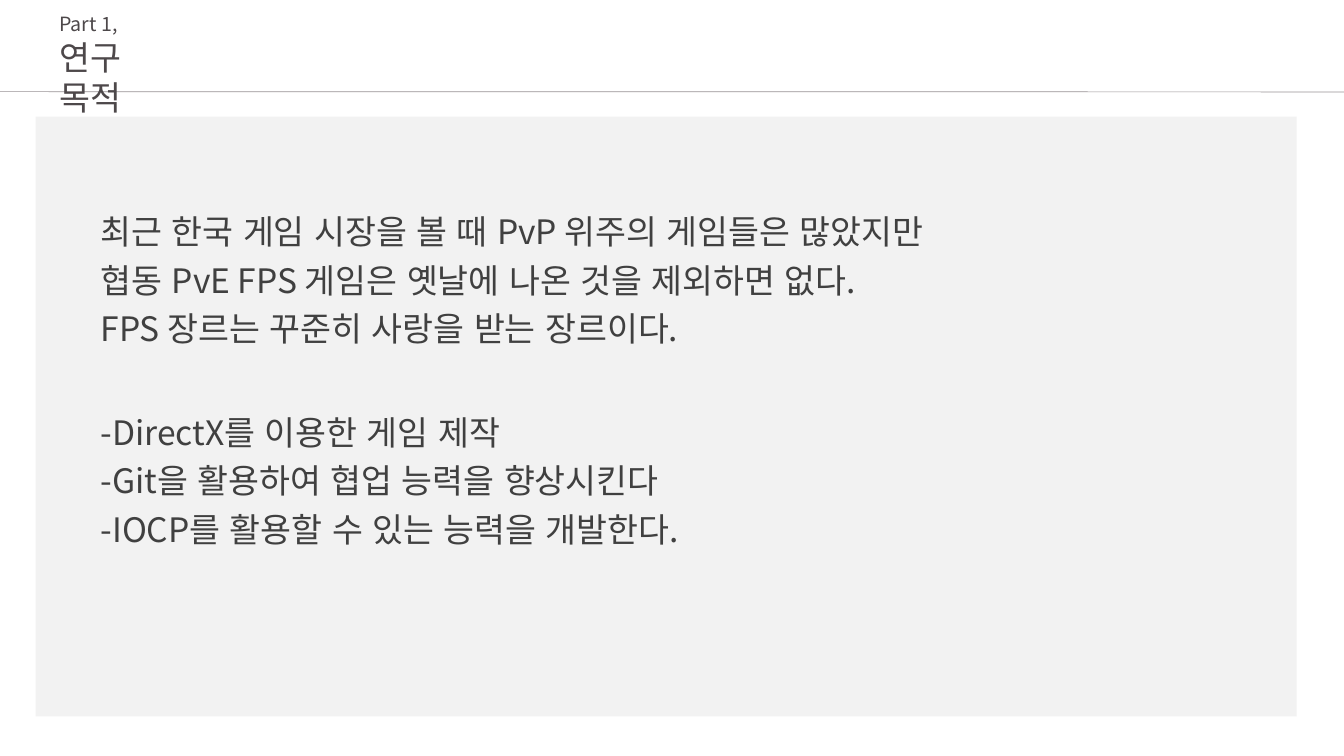
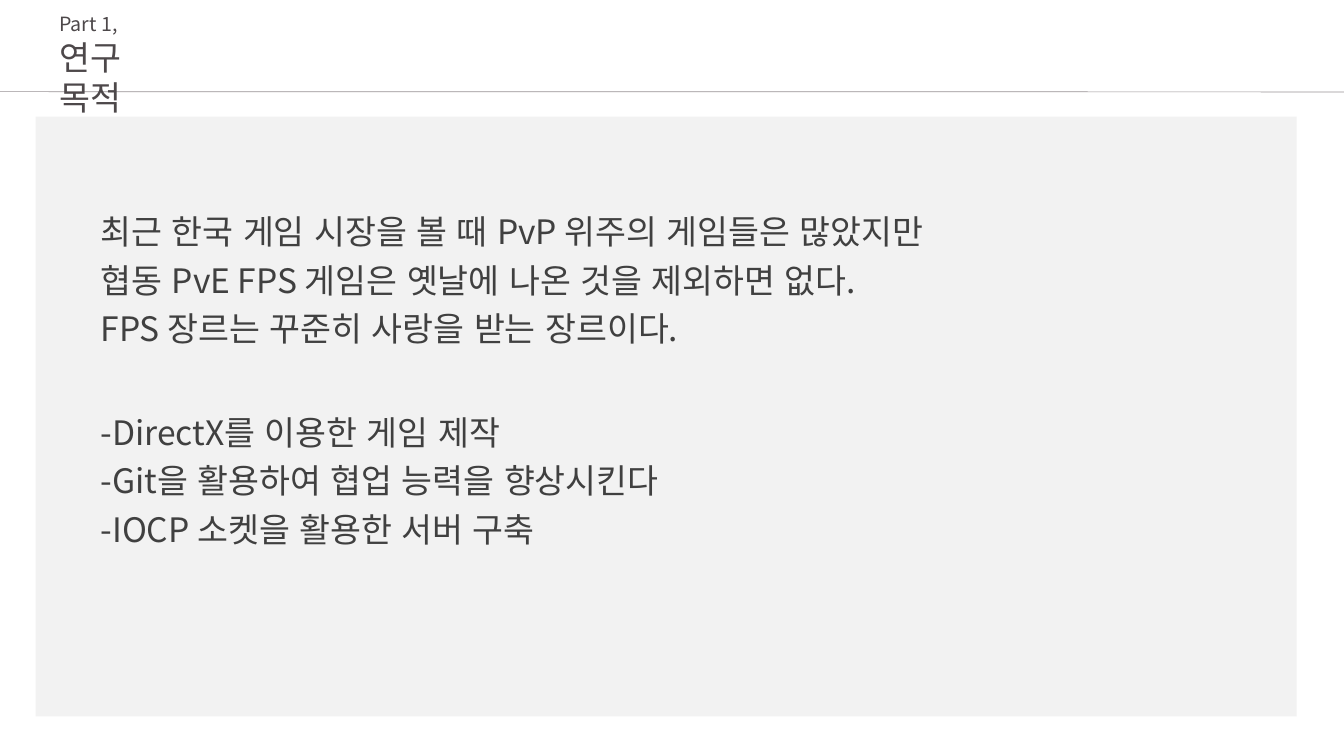
Before and after one commit to ghk01214/KPUFinalGame-deprecated-, a slide deck: slide 3 of docs/초안.pptx. Drawn at 1344x756 pixels with LibreOffice and Linux fonts; fonts in the diff are those of the drawing. Boxes give left, top, right and bottom in pixels: in the first picture for what was removed or moved away, otherwise in the second. Text is boxed around its words. In the diff, an @@ line names an element or a change of style, - is before the commit and + after.

```diff
--- a/docs/초안.pptx
+++ b/docs/초안.pptx
@@ text at (x1=101, y1=514, x2=535, y2=545): text changed @@
--IOCP를 활용할 수 있는 능력을 개발한다.
+-IOCP 소켓을 활용한 서버 구축
```
